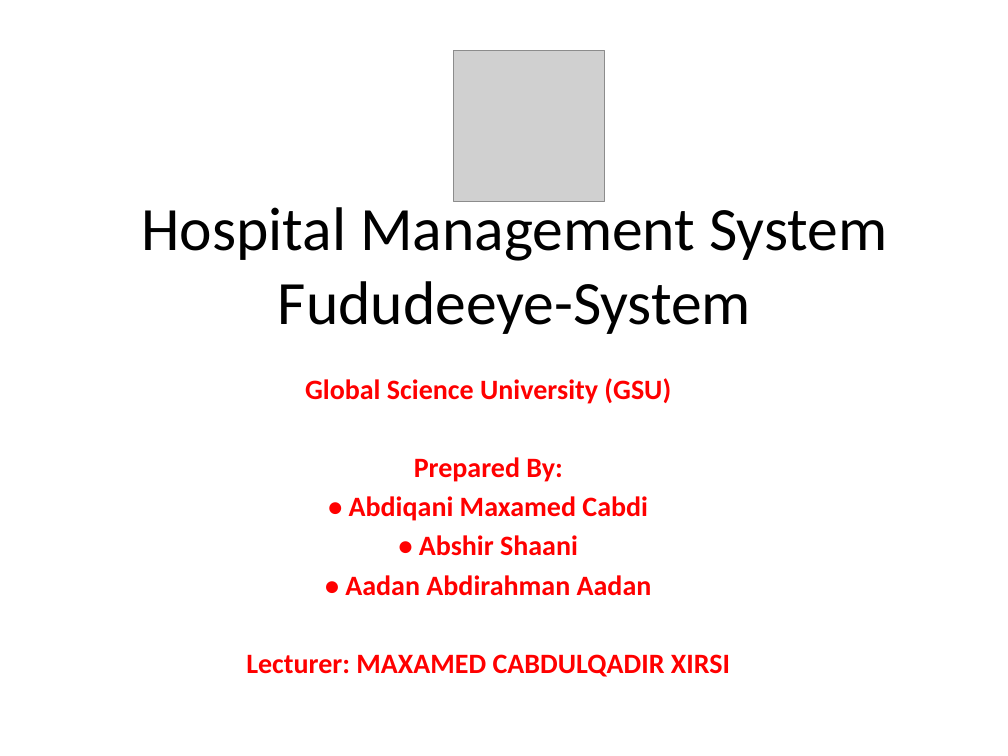
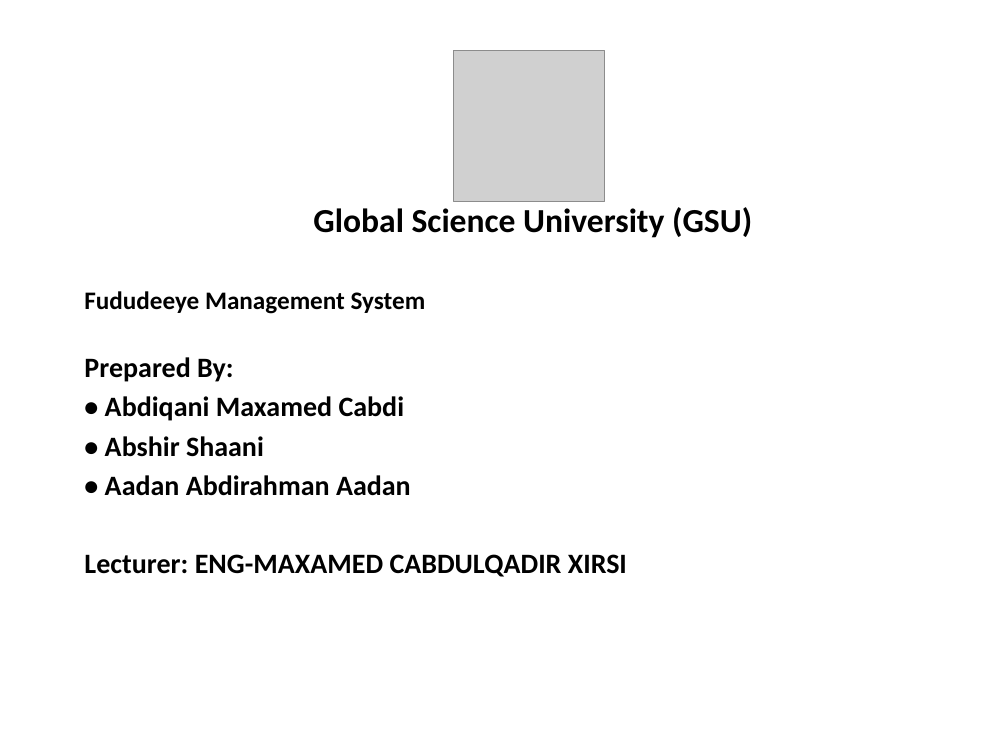
Before and after one commit to Eng-Aadam/Fududeeye-System, a slide deck: slide 1 of Fududeeye(PPT).pptx. Drawn at 1008x756 pixels with LibreOffice and Linux fonts; fonts in the diff are those of the drawing; grey boxes stand for pictures. Boxes give left, top, right and bottom in pixels: in the first picture for what was removed or moved away, otherwise in the second. Text is boxed around its words. In the diff, an @@ line names an element or a change of style, - is before the commit and + after.

```diff
--- a/Fududeeye(PPT).pptx
+++ b/Fududeeye(PPT).pptx
@@ text added at (313, 207, 752, 238), 24 pt, text #000000, bold @@
+Global Science University (GSU)
@@ title at (84, 291, 426, 314): text changed; size 44 to 18 pt; bold on @@
-Hospital Management System Fududeeye-System
+Fududeeye Management System
@@ subtitle "Prepared By:": place and size @@
-subtitle "Prepared By:" at (246, 378, 730, 677)
+subtitle "Prepared By:" at (84, 357, 627, 577)
@@ subtitle at (84, 357, 411, 496): text colour #FF0000 to #000000 in "Prepared By:", "• Abdiqani Maxamed Cabdi", "• Abshir Shaani", "• Aadan Abdirahman Aadan"; alignment centre to left @@
@@ subtitle at (305, 378, 671, 404): paragraph removed @@
-Global Science University (GSU)
@@ subtitle at (84, 554, 627, 577): text changed; text colour #FF0000 to #000000 @@
-Lecturer: MAXAMED CABDULQADIR XIRSI
+Lecturer: ENG-MAXAMED CABDULQADIR XIRSI
```
Also in this commit, not shown: 1 other slide changed, 11 slides added, 9 slides removed.
